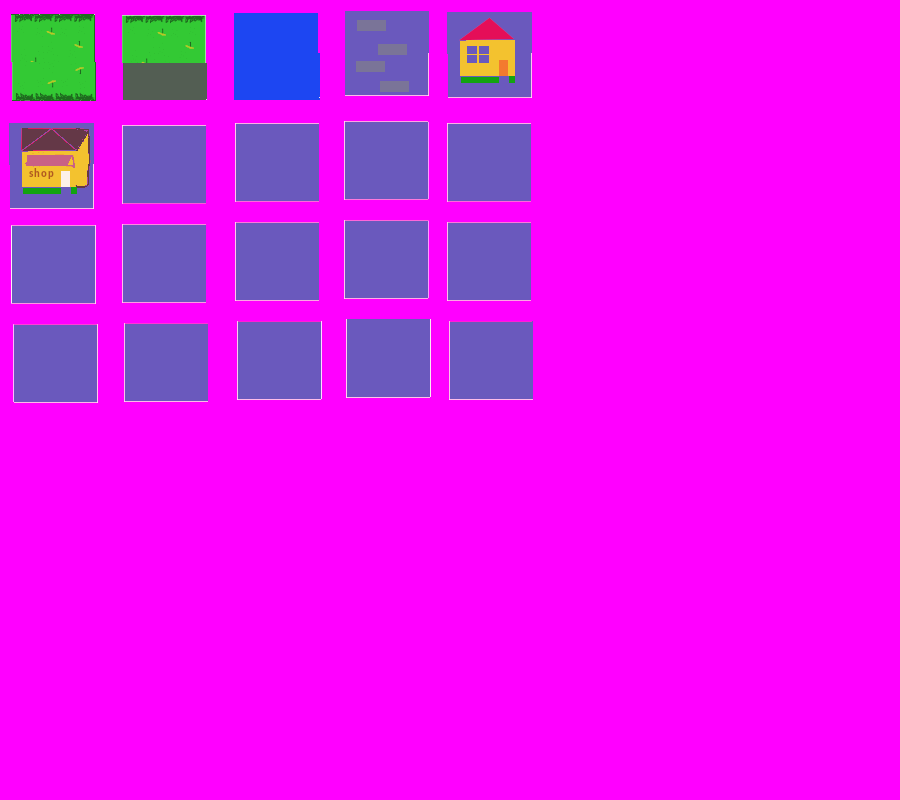
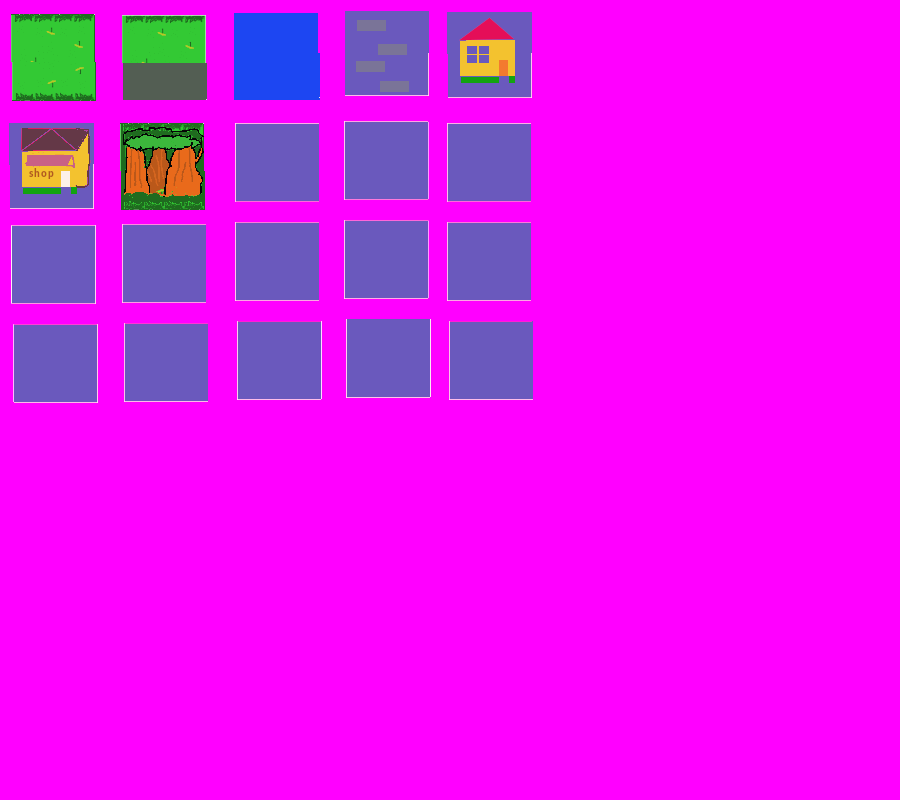
Layers edited between the first and the second w=900, h=800 image:
painted on "mapa.bmp" over [120, 123, 206, 210]
